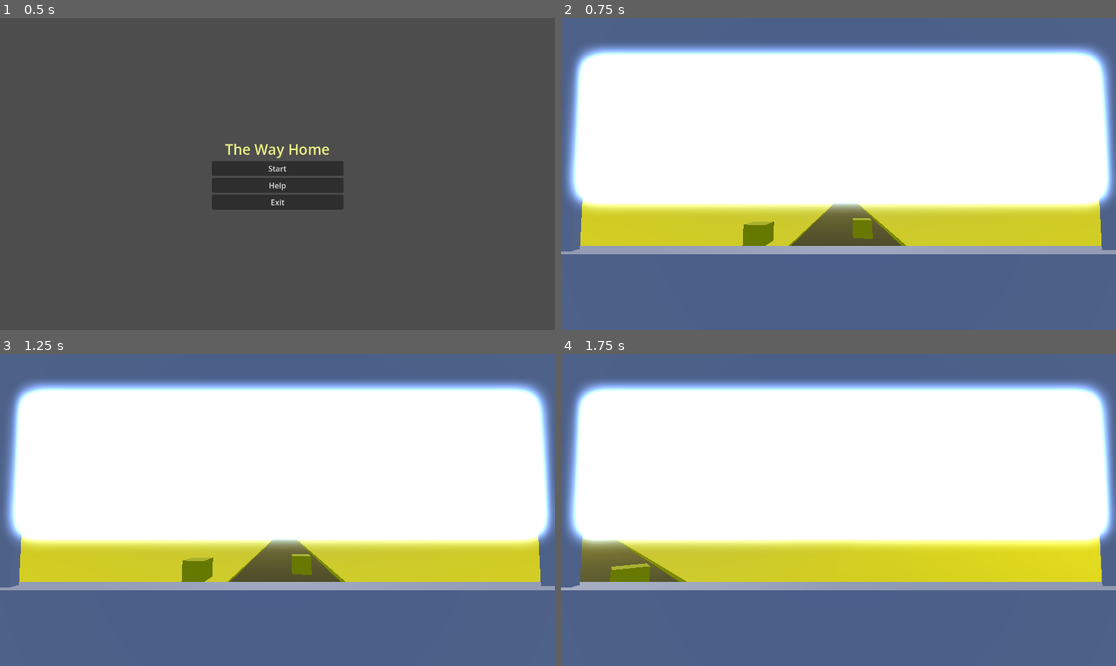
Above: before the commit, frames 1-4 (two rows, left to right).
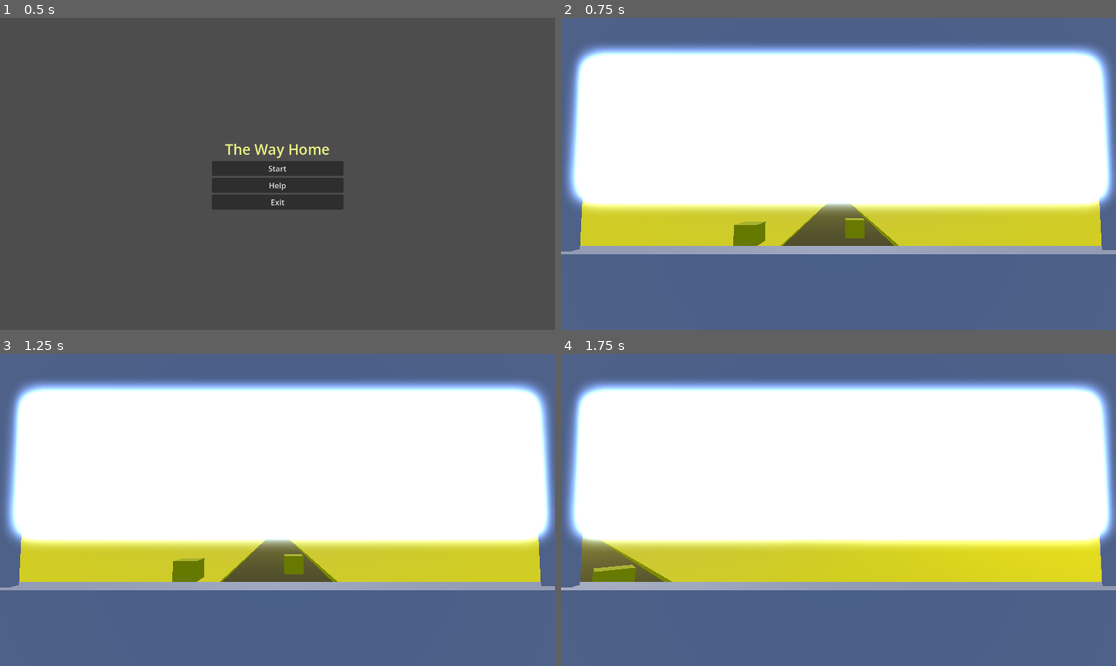
Above: after the commit, the same moments.

Repository: VHSDIR/thewayhome
Game: Godot game, scene res://scenes/main_menu.tscn
The game is run twice, just before and just after one commit, with the same random seed, the same clock (stepped at 60 frames per second) and the same inputs.
Inputs:
- Up to frame 1 (0.5 s): no input
- Up to frame 2 (0.75 s): click "Start" at 0.5 s
- Up to frame 3 (1.25 s): no input
- Up to frame 4 (1.75 s): tap Enter at 1.25 s; hold D (rotate_right) from 1.28 s (still down); hold W (move_front) from 1.28 s (still down)

Frame 1 is identical in both runs. In frame 2, 0.9% of the frame differs, in the area x 31-63%, y 59-74%; in frame 3, 0.9%; in frame 4, 0.8%.

Commit message:
cleanup

Diff:
--- a/src/scenes/main.tscn
+++ b/src/scenes/main.tscn
@@ -32,6 +32,4 @@
 [node name="Terrain" parent="Level" instance=ExtResource("3_x3jfn")]
 
 [node name="Player" parent="." instance=ExtResource("2_4guff")]
-transform = Transform3D(0.999391, 0, 0.0348995, 0, 1, 0, -0.0348995, 0, 0.999391, 0, 0, 0)
-
-[node name="Node3D" type="Node3D" parent="Player"]
+transform = Transform3D(1, 0, 0, 0, 1, 0, 0, 0, 1, 0, 0, 0)
--- a/src/scenes/player.tscn
+++ b/src/scenes/player.tscn
@@ -35,11 +35,6 @@
 
 [node name="MeshInstance3D4" type="MeshInstance3D" parent="CharacterBody3D/Camera3D/Bus"]
 transform = Transform3D(4.507, 0, 0, 0, 10, 0, 0, 0, 0.005, -5, 3.761, 2.5)
-mesh = SubResource("BoxMesh_5ekr0")
-skeleton = NodePath("")
-
-[node name="MeshInstance3D5" type="MeshInstance3D" parent="CharacterBody3D/Camera3D/Bus"]
-transform = Transform3D(2035.7, -9.09495e-13, -3.55271e-15, -1.81899e-12, 1094.62, 9.31323e-10, 2.91038e-11, -3.8147e-06, 0.260503, 7.95808e-13, 5.13475, -25.2273)
 mesh = SubResource("BoxMesh_5ekr0")
 skeleton = NodePath("")
 
